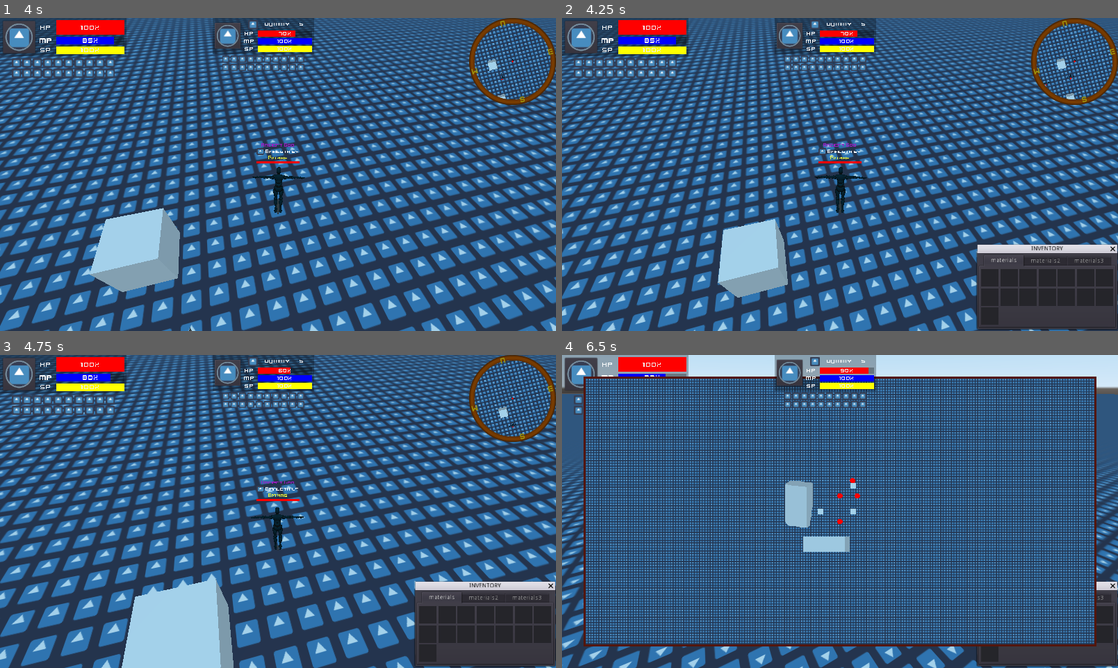
Above: before the commit, frames 1-4 (two rows, left to right).
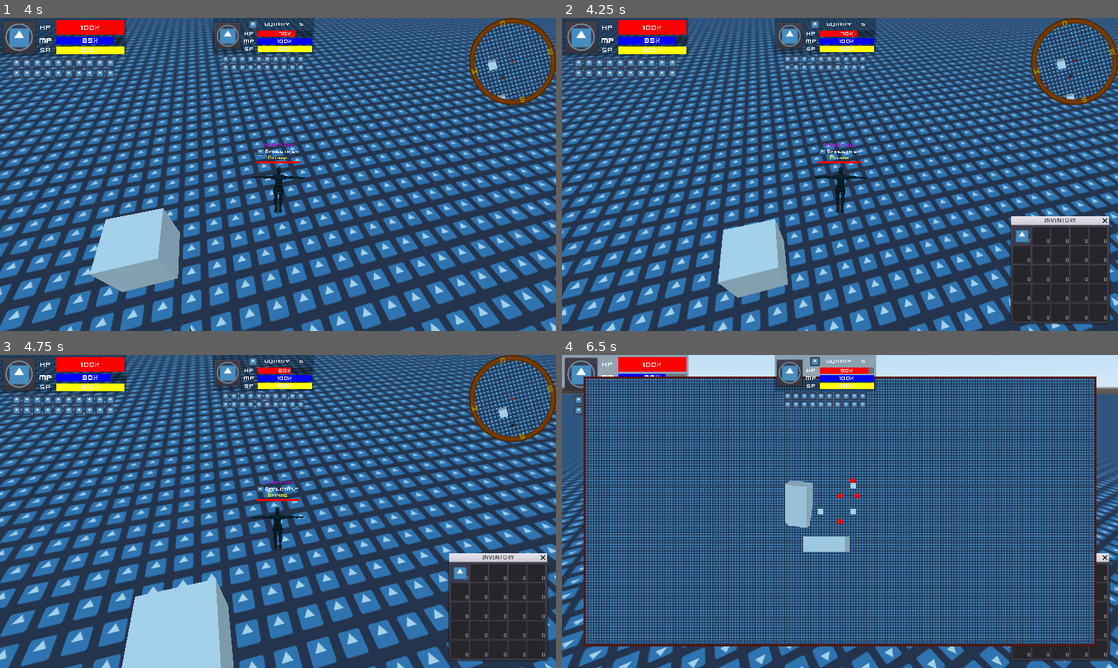
Above: after the commit, the same moments.

Repository: Emaleth/Aether_client
Game: Godot game, scene res://src/world/World.tscn
Same seed, same stepped clock (60 frames per second), same inputs: the game is played once before the commit and once after it. The engine's default icon, where the game draws it, is replaced by a stand-in: a white triangle on a blue panel in a dark square.
Inputs (mouse positions are in pixels of both pictures, inside the frame that each line leads up to):
- Up to frame 1 (4 s): move the mouse to (400, 158) at 0.52 s; hold D (move_right) 0.53-1.28 s; hold Middle mouse button (pan) 0.53-1.28 s; click (400, 158) at 0.67 s; tap Space (jump) at 0.77, 1.52, 3.02, 3.77 s; move the mouse to (250, 174) at 1.27 s; hold W (move_forward) 1.28-2.03 s; tap Tab (next_target) at 1.35 s; click (250, 174) at 1.42 s; tap Middle mouse button (pan) at 1.55, 3.05 s; move the mouse to (333, 105) at 2.02 s; hold D (move_right) 2.03-2.78 s; hold Middle mouse button (pan) 2.03-2.78 s; click (333, 105) at 2.17 s; move the mouse to (272, 180) at 2.77 s; hold W (move_forward) 2.78-3.53 s; right-click (272, 180) at 2.85 s; click (272, 180) at 2.92 s; move the mouse to (444, 221) at 3.52 s; hold A (move_left) from 3.53 s (still down); hold Middle mouse button (pan) from 3.53 s (still down); tap Mouse wheel up (zoom_in) at 3.6 s; click (444, 221) at 3.67 s
- Up to frame 2 (4.25 s): keep holding A (move_left); keep holding Middle mouse button (pan); tap I (inventory) at 4.15 s
- Up to frame 3 (4.75 s): move the mouse to (233, 508) at 4.27 s; release A (move_left) at 4.28 s; release Middle mouse button (pan) at 4.28 s; hold W (move_forward) from 4.28 s (still down); tap Mouse wheel down (zoom_out) at 4.35 s; click (233, 508) at 4.42 s; tap Space (jump) at 4.52 s; tap Middle mouse button (pan) at 4.55 s
- Up to frame 4 (6.5 s): tap M (map) at 4.9 s; move the mouse to (867, 511) at 5.02 s; release W (move_forward) at 5.03 s; hold S (move_backward) 5.03-5.78 s; hold Middle mouse button (pan) 5.03-5.78 s; click (867, 511) at 5.17 s; move the mouse to (817, 505) at 5.77 s; hold D (move_right) from 5.78 s (still down); tap Tab (next_target) at 5.85 s; click (817, 505) at 5.92 s; tap Space (jump) at 6.02 s; tap Middle mouse button (pan) at 6.05 s

Frame 1 is identical in both runs. In frame 2, 5.0% of the frame differs, in the area x 74-100%, y 63-100%; in frame 3, 5.0%; in frame 4, 1.4%.

Commit message:
adding items to inv, displaying them in inv window and per item tooltip

Diff:
--- a/src/actors/Actor.gd
+++ b/src/actors/Actor.gd
@@ -80,7 +80,7 @@
 	}
 }
 
-var inventory : Array = []
+var inventory : Dictionary = {}
 # INTERNAL WORKING STUFF
 var state = null
 var model
@@ -261,4 +261,4 @@
 			for z in item_model.get_children():
 				if z is MeshInstance:
 					hide_from_minimap_camera(z)
-			print("ID: ",equipment.get(i).item, " >> DATA: ", DataLoader.item_db.get(equipment.get(i).item))
+#			print("ID: ",equipment.get(i).item, " >> DATA: ", DataLoader.item_db.get(equipment.get(i).item))
--- a/src/actors/player/Player.gd
+++ b/src/actors/player/Player.gd
@@ -18,6 +18,7 @@
 	connect("res_mod", $GUI, "update_gui", [resources])
 	load_eq()
 	connect("target_lost", self, "loose_target_ui")
+	get_test_items()
 
 func _process(delta: float) -> void:
 	get_input()
@@ -63,3 +64,8 @@
 	if target:
 		target.show_indicator(false)
 		$GUI.get_target_info(target, false)
+
+func get_test_items():
+	var td = {"quantity" : 7}
+	inventory["00001"] = td
+	$GUI.configure_inv(inventory)
--- a/src/gui/GUI.gd
+++ b/src/gui/GUI.gd
@@ -46,3 +46,6 @@
 	$TargetProgress.health_bar.updt(res.health.current)
 	$TargetProgress.mana_bar.updt(res.mana.current)
 	$TargetProgress.stamina_bar.updt(res.stamina.current)
+
+func configure_inv(inv):
+	$Inventory.conf(inv)
--- a/src/gui/GUI.tscn
+++ b/src/gui/GUI.tscn
@@ -38,10 +38,10 @@
 [node name="Inventory" parent="." instance=ExtResource( 5 )]
 anchor_left = 1.0
 anchor_top = 1.0
-margin_left = -324.016
-margin_top = -179.409
-margin_right = -276.016
-margin_bottom = -178.409
+margin_left = -245.617
+margin_top = -243.554
+margin_right = -197.617
+margin_bottom = -242.554
 
 [node name="Map" parent="." instance=ExtResource( 6 )]
 visible = false
--- a/src/gui/w_base/inventory/Inventory.gd
+++ b/src/gui/w_base/inventory/Inventory.gd
@@ -7,3 +7,10 @@
 func _on_MarginContainer_sort_children() -> void:
 	rect_min_size = $MarginContainer.rect_min_size
 	rect_size = $MarginContainer.rect_size
+
+func conf(inv : Dictionary):
+	var slot_index = 0
+	for i in inv:
+		var slot = $MarginContainer/materials.get_child(slot_index)
+		slot.conf(i, inv.get(i).quantity)
+		slot_index += 1
--- a/src/gui/w_base/inventory/Inventory.tscn
+++ b/src/gui/w_base/inventory/Inventory.tscn
@@ -30,256 +30,141 @@
 "_edit_use_anchors_": false
 }
 
-[node name="TabContainer" type="TabContainer" parent="MarginContainer"]
+[node name="materials" type="GridContainer" parent="MarginContainer"]
 margin_left = 5.0
 margin_top = 5.0
 margin_right = 331.0
-margin_bottom = 178.0
+margin_bottom = 221.0
+columns = 5
 
-[node name="materials" type="GridContainer" parent="MarginContainer/TabContainer"]
-anchor_right = 1.0
-anchor_bottom = 1.0
-margin_left = 4.0
-margin_top = 32.0
-margin_right = -4.0
-margin_bottom = -4.0
-columns = 7
+[node name="Slot" parent="MarginContainer/materials" instance=ExtResource( 2 )]
 
-[node name="Slot" parent="MarginContainer/TabContainer/materials" instance=ExtResource( 2 )]
-
-[node name="Slot2" parent="MarginContainer/TabContainer/materials" instance=ExtResource( 2 )]
+[node name="Slot2" parent="MarginContainer/materials" instance=ExtResource( 2 )]
 margin_left = 44.0
 margin_right = 84.0
 
-[node name="Slot3" parent="MarginContainer/TabContainer/materials" instance=ExtResource( 2 )]
+[node name="Slot3" parent="MarginContainer/materials" instance=ExtResource( 2 )]
 margin_left = 88.0
 margin_right = 128.0
 
-[node name="Slot4" parent="MarginContainer/TabContainer/materials" instance=ExtResource( 2 )]
+[node name="Slot4" parent="MarginContainer/materials" instance=ExtResource( 2 )]
 margin_left = 132.0
 margin_right = 172.0
 
-[node name="Slot5" parent="MarginContainer/TabContainer/materials" instance=ExtResource( 2 )]
+[node name="Slot5" parent="MarginContainer/materials" instance=ExtResource( 2 )]
 margin_left = 176.0
 margin_right = 216.0
 
-[node name="Slot6" parent="MarginContainer/TabContainer/materials" instance=ExtResource( 2 )]
-margin_left = 220.0
-margin_right = 260.0
-
-[node name="Slot7" parent="MarginContainer/TabContainer/materials" instance=ExtResource( 2 )]
-margin_left = 264.0
-margin_right = 304.0
-
-[node name="Slot8" parent="MarginContainer/TabContainer/materials" instance=ExtResource( 2 )]
+[node name="Slot6" parent="MarginContainer/materials" instance=ExtResource( 2 )]
 margin_top = 44.0
 margin_bottom = 84.0
 
-[node name="Slot9" parent="MarginContainer/TabContainer/materials" instance=ExtResource( 2 )]
+[node name="Slot7" parent="MarginContainer/materials" instance=ExtResource( 2 )]
 margin_left = 44.0
 margin_top = 44.0
 margin_right = 84.0
 margin_bottom = 84.0
 
-[node name="Slot10" parent="MarginContainer/TabContainer/materials" instance=ExtResource( 2 )]
+[node name="Slot8" parent="MarginContainer/materials" instance=ExtResource( 2 )]
 margin_left = 88.0
 margin_top = 44.0
 margin_right = 128.0
 margin_bottom = 84.0
 
-[node name="Slot11" parent="MarginContainer/TabContainer/materials" instance=ExtResource( 2 )]
+[node name="Slot9" parent="MarginContainer/materials" instance=ExtResource( 2 )]
 margin_left = 132.0
 margin_top = 44.0
 margin_right = 172.0
 margin_bottom = 84.0
 
-[node name="Slot12" parent="MarginContainer/TabContainer/materials" instance=ExtResource( 2 )]
+[node name="Slot10" parent="MarginContainer/materials" instance=ExtResource( 2 )]
 margin_left = 176.0
 margin_top = 44.0
 margin_right = 216.0
 margin_bottom = 84.0
 
-[node name="Slot13" parent="MarginContainer/TabContainer/materials" instance=ExtResource( 2 )]
-margin_left = 220.0
-margin_top = 44.0
-margin_right = 260.0
-margin_bottom = 84.0
-
-[node name="Slot14" parent="MarginContainer/TabContainer/materials" instance=ExtResource( 2 )]
-margin_left = 264.0
-margin_top = 44.0
-margin_right = 304.0
-margin_bottom = 84.0
-
-[node name="Slot15" parent="MarginContainer/TabContainer/materials" instance=ExtResource( 2 )]
+[node name="Slot11" parent="MarginContainer/materials" instance=ExtResource( 2 )]
 margin_top = 88.0
 margin_bottom = 128.0
 
-[node name="materials2" type="GridContainer" parent="MarginContainer/TabContainer"]
-visible = false
-anchor_right = 1.0
-anchor_bottom = 1.0
-margin_left = 4.0
-margin_top = 32.0
-margin_right = -4.0
-margin_bottom = -4.0
-columns = 5
-
-[node name="Slot" parent="MarginContainer/TabContainer/materials2" instance=ExtResource( 2 )]
-
-[node name="Slot2" parent="MarginContainer/TabContainer/materials2" instance=ExtResource( 2 )]
-margin_left = 44.0
-margin_right = 84.0
-
-[node name="Slot3" parent="MarginContainer/TabContainer/materials2" instance=ExtResource( 2 )]
-margin_left = 88.0
-margin_right = 128.0
-
-[node name="Slot4" parent="MarginContainer/TabContainer/materials2" instance=ExtResource( 2 )]
-margin_left = 132.0
-margin_right = 172.0
-
-[node name="Slot5" parent="MarginContainer/TabContainer/materials2" instance=ExtResource( 2 )]
-margin_left = 176.0
-margin_right = 216.0
-
-[node name="Slot6" parent="MarginContainer/TabContainer/materials2" instance=ExtResource( 2 )]
-margin_top = 44.0
-margin_bottom = 84.0
-
-[node name="Slot7" parent="MarginContainer/TabContainer/materials2" instance=ExtResource( 2 )]
-margin_left = 44.0
-margin_top = 44.0
-margin_right = 84.0
-margin_bottom = 84.0
-
-[node name="Slot8" parent="MarginContainer/TabContainer/materials2" instance=ExtResource( 2 )]
-margin_left = 88.0
-margin_top = 44.0
-margin_right = 128.0
-margin_bottom = 84.0
-
-[node name="Slot9" parent="MarginContainer/TabContainer/materials2" instance=ExtResource( 2 )]
-margin_left = 132.0
-margin_top = 44.0
-margin_right = 172.0
-margin_bottom = 84.0
-
-[node name="Slot10" parent="MarginContainer/TabContainer/materials2" instance=ExtResource( 2 )]
-margin_left = 176.0
-margin_top = 44.0
-margin_right = 216.0
-margin_bottom = 84.0
-
-[node name="Slot11" parent="MarginContainer/TabContainer/materials2" instance=ExtResource( 2 )]
-margin_top = 88.0
-margin_bottom = 128.0
-
-[node name="Slot12" parent="MarginContainer/TabContainer/materials2" instance=ExtResource( 2 )]
+[node name="Slot12" parent="MarginContainer/materials" instance=ExtResource( 2 )]
 margin_left = 44.0
 margin_top = 88.0
 margin_right = 84.0
 margin_bottom = 128.0
 
-[node name="Slot13" parent="MarginContainer/TabContainer/materials2" instance=ExtResource( 2 )]
+[node name="Slot13" parent="MarginContainer/materials" instance=ExtResource( 2 )]
 margin_left = 88.0
 margin_top = 88.0
 margin_right = 128.0
 margin_bottom = 128.0
 
-[node name="Slot14" parent="MarginContainer/TabContainer/materials2" instance=ExtResource( 2 )]
+[node name="Slot14" parent="MarginContainer/materials" instance=ExtResource( 2 )]
 margin_left = 132.0
 margin_top = 88.0
 margin_right = 172.0
 margin_bottom = 128.0
 
-[node name="Slot15" parent="MarginContainer/TabContainer/materials2" instance=ExtResource( 2 )]
+[node name="Slot15" parent="MarginContainer/materials" instance=ExtResource( 2 )]
 margin_left = 176.0
 margin_top = 88.0
 margin_right = 216.0
 margin_bottom = 128.0
 
-[node name="materials3" type="GridContainer" parent="MarginContainer/TabContainer"]
-visible = false
-anchor_right = 1.0
-anchor_bottom = 1.0
-margin_left = 4.0
-margin_top = 32.0
-margin_right = -4.0
-margin_bottom = -4.0
-columns = 5
+[node name="Slot16" parent="MarginContainer/materials" instance=ExtResource( 2 )]
+margin_top = 132.0
+margin_bottom = 172.0
 
-[node name="Slot" parent="MarginContainer/TabContainer/materials3" instance=ExtResource( 2 )]
+[node name="Slot17" parent="MarginContainer/materials" instance=ExtResource( 2 )]
+margin_left = 44.0
+margin_top = 132.0
+margin_right = 84.0
+margin_bottom = 172.0
 
-[node name="Slot2" parent="MarginContainer/TabContainer/materials3" instance=ExtResource( 2 )]
+[node name="Slot18" parent="MarginContainer/materials" instance=ExtResource( 2 )]
+margin_left = 88.0
+margin_top = 132.0
+margin_right = 128.0
+margin_bottom = 172.0
+
+[node name="Slot19" parent="MarginContainer/materials" instance=ExtResource( 2 )]
+margin_left = 132.0
+margin_top = 132.0
+margin_right = 172.0
+margin_bottom = 172.0
+
+[node name="Slot20" parent="MarginContainer/materials" instance=ExtResource( 2 )]
+margin_left = 176.0
+margin_top = 132.0
+margin_right = 216.0
+margin_bottom = 172.0
+
+[node name="Slot21" parent="MarginContainer/materials" instance=ExtResource( 2 )]
+margin_top = 176.0
+margin_bottom = 216.0
+
+[node name="Slot22" parent="MarginContainer/materials" instance=ExtResource( 2 )]
 margin_left = 44.0
+margin_top = 176.0
 margin_right = 84.0
+margin_bottom = 216.0
 
-[node name="Slot3" parent="MarginContainer/TabContainer/materials3" instance=ExtResource( 2 )]
+[node name="Slot23" parent="MarginContainer/materials" instance=ExtResource( 2 )]
 margin_left = 88.0
+margin_top = 176.0
 margin_right = 128.0
+margin_bottom = 216.0
 
-[node name="Slot4" parent="MarginContainer/TabContainer/materials3" instance=ExtResource( 2 )]
+[node name="Slot24" parent="MarginContainer/materials" instance=ExtResource( 2 )]
 margin_left = 132.0
+margin_top = 176.0
 margin_right = 172.0
+margin_bottom = 216.0
 
-[node name="Slot5" parent="MarginContainer/TabContainer/materials3" instance=ExtResource( 2 )]
+[node name="Slot25" parent="MarginContainer/materials" instance=ExtResource( 2 )]
 margin_left = 176.0
+margin_top = 176.0
 margin_right = 216.0
+margin_bottom = 216.0
 
-[node name="Slot6" parent="MarginContainer/TabContainer/materials3" instance=ExtResource( 2 )]
-margin_top = 44.0
-margin_bottom = 84.0
-
-[node name="Slot7" parent="MarginContainer/TabContainer/materials3" instance=ExtResource( 2 )]
-margin_left = 44.0
-margin_top = 44.0
-margin_right = 84.0
-margin_bottom = 84.0
-
-[node name="Slot8" parent="MarginContainer/TabContainer/materials3" instance=ExtResource( 2 )]
-margin_left = 88.0
-margin_top = 44.0
-margin_right = 128.0
-margin_bottom = 84.0
-
-[node name="Slot9" parent="MarginContainer/TabContainer/materials3" instance=ExtResource( 2 )]
-margin_left = 132.0
-margin_top = 44.0
-margin_right = 172.0
-margin_bottom = 84.0
-
-[node name="Slot10" parent="MarginContainer/TabContainer/materials3" instance=ExtResource( 2 )]
-margin_left = 176.0
-margin_top = 44.0
-margin_right = 216.0
-margin_bottom = 84.0
-
-[node name="Slot11" parent="MarginContainer/TabContainer/materials3" instance=ExtResource( 2 )]
-margin_top = 88.0
-margin_bottom = 128.0
-
-[node name="Slot12" parent="MarginContainer/TabContainer/materials3" instance=ExtResource( 2 )]
-margin_left = 44.0
-margin_top = 88.0
-margin_right = 84.0
-margin_bottom = 128.0
-
-[node name="Slot13" parent="MarginContainer/TabContainer/materials3" instance=ExtResource( 2 )]
-margin_left = 88.0
-margin_top = 88.0
-margin_right = 128.0
-margin_bottom = 128.0
-
-[node name="Slot14" parent="MarginContainer/TabContainer/materials3" instance=ExtResource( 2 )]
-margin_left = 132.0
-margin_top = 88.0
-margin_right = 172.0
-margin_bottom = 128.0
-
-[node name="Slot15" parent="MarginContainer/TabContainer/materials3" instance=ExtResource( 2 )]
-margin_left = 176.0
-margin_top = 88.0
-margin_right = 216.0
-margin_bottom = 128.0
 [connection signal="sort_children" from="MarginContainer" to="." method="_on_MarginContainer_sort_children"]
--- a/src/gui/w_base/slot/Slot.gd
+++ b/src/gui/w_base/slot/Slot.gd
@@ -1,16 +1,33 @@
 extends Panel
 
+var item_uid : String
+var quantity : int
 
-# Declare member variables here. Examples:
-# var a: int = 2
-# var b: String = "text"
+onready var texture = $TextureRect
+onready var q_label = $Label
 
 
-# Called when the node enters the scene tree for the first time.
-func _ready() -> void:
-	pass # Replace with function body.
+func conf(item, q = 1):
+	item_uid = item
+	quantity = q
+	if item_uid:
+		texture.texture = preload("res://icon.png")
+		hint_tooltip = "wierd fuckery"
+
+		if q > 1:
+			q_label.text = str(q)
+		else:
+			q_label.text = ""
+	else:
+		texture.texture = null
+		hint_tooltip = ""
+		q_label.hide()
 
 
-# Called every frame. 'delta' is the elapsed time since the previous frame.
-#func _process(delta: float) -> void:
-#	pass
+func _make_custom_tooltip(for_text):
+	if item_uid:
+		var tooltip = preload("res://src/gui/tooltip/Tooltip.tscn").instance()
+		tooltip.item_name = DataLoader.item_db.get(item_uid).NAME
+	#	tooltip.description = item_description
+	#	tooltip.stats = item_stats
+		return tooltip
--- a/src/gui/w_base/slot/Slot.tscn
+++ b/src/gui/w_base/slot/Slot.tscn
@@ -10,3 +10,23 @@
 __meta__ = {
 "_edit_use_anchors_": false
 }
+
+[node name="TextureRect" type="TextureRect" parent="."]
+margin_right = 40.0
+margin_bottom = 40.0
+expand = true
+stretch_mode = 6
+
+[node name="Label" type="Label" parent="."]
+anchor_left = 1.0
+anchor_top = 1.0
+anchor_right = 1.0
+anchor_bottom = 1.0
+margin_left = -8.0
+margin_top = -14.0
+grow_horizontal = 0
+mouse_filter = 1
+size_flags_horizontal = 4
+text = "0"
+align = 2
+valign = 2
